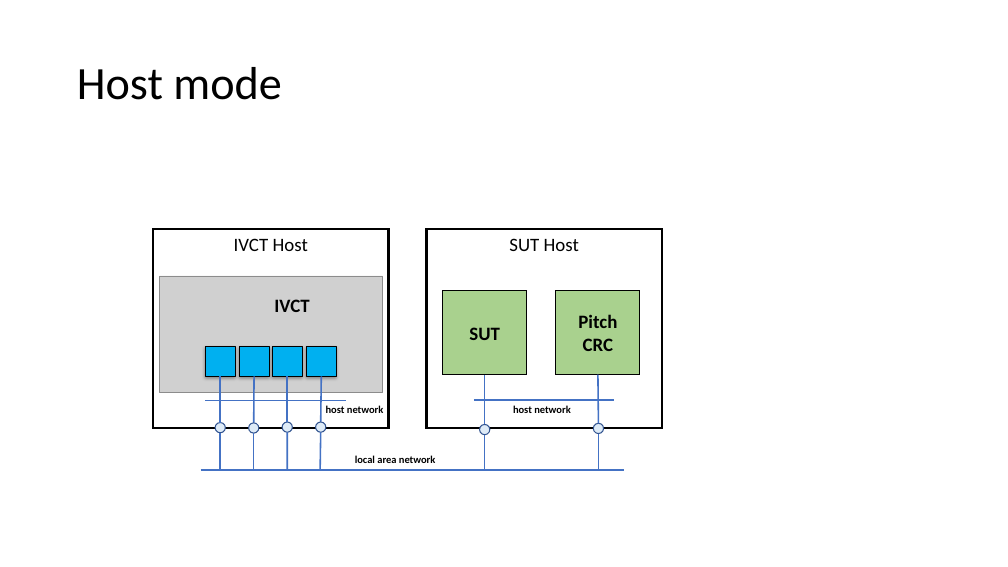
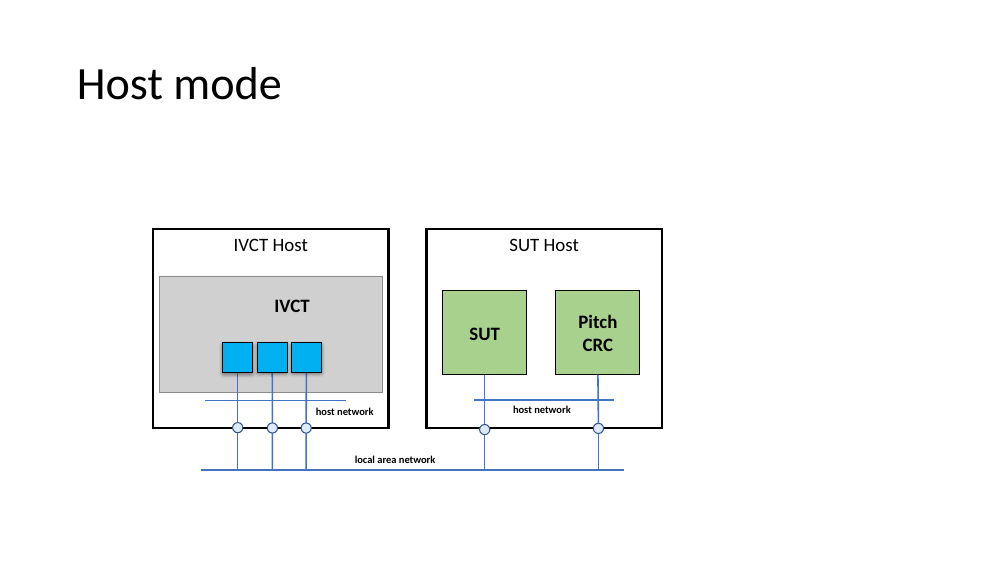
Before and after one commit to IVCTool/IVCT_Operation, a slide deck: slide 5 of docs/src/images/IVCT Container design.pptx. Drawn at 1008x567 pixels with LibreOffice and Linux fonts; fonts in the diff are those of the drawing; grey boxes stand for pictures. Boxes give left, top, right and bottom in pixels: in the first picture for what was removed or moved away, otherwise in the second. Text is boxed around its words. In the diff, an @@ line names an element or a change of style, - is before the commit and + after.

```diff
--- a/docs/src/images/IVCT Container design.pptx
+++ b/docs/src/images/IVCT Container design.pptx
@@ 3 rectangles: place and size @@
-3 rectangles at box(239, 346, 337, 377)
+3 rectangles at box(223, 343, 321, 373)
@@ line moved from (220, 377) - (220, 423) to (237, 373) - (237, 423) @@
@@ line moved from (254, 377) - (254, 423) to (272, 373) - (272, 423) @@
@@ line moved from (287, 377) - (287, 422) to (306, 373) - (306, 423) @@
@@ text "host network": place and size @@
-text "host network" at box(326, 405, 384, 413)
+text "host network" at box(316, 407, 374, 415)
@@ ellipse: place and size @@
-ellipse at box(216, 423, 226, 433)
+ellipse at box(233, 423, 243, 433)
@@ line moved from (220, 433) - (220, 470) to (237, 433) - (237, 470) @@
@@ 2 lines, 2 ellipses: place and size @@
-2 lines, 2 ellipses at box(249, 422, 293, 471)
+2 lines, 2 ellipses at box(268, 423, 312, 471)
@@ group removed at box(205, 346, 326, 470): 2 lines, 1 rectangle, 1 ellipse @@
```
Also in this commit, not shown: 3 other slides changed, 6 other files.
